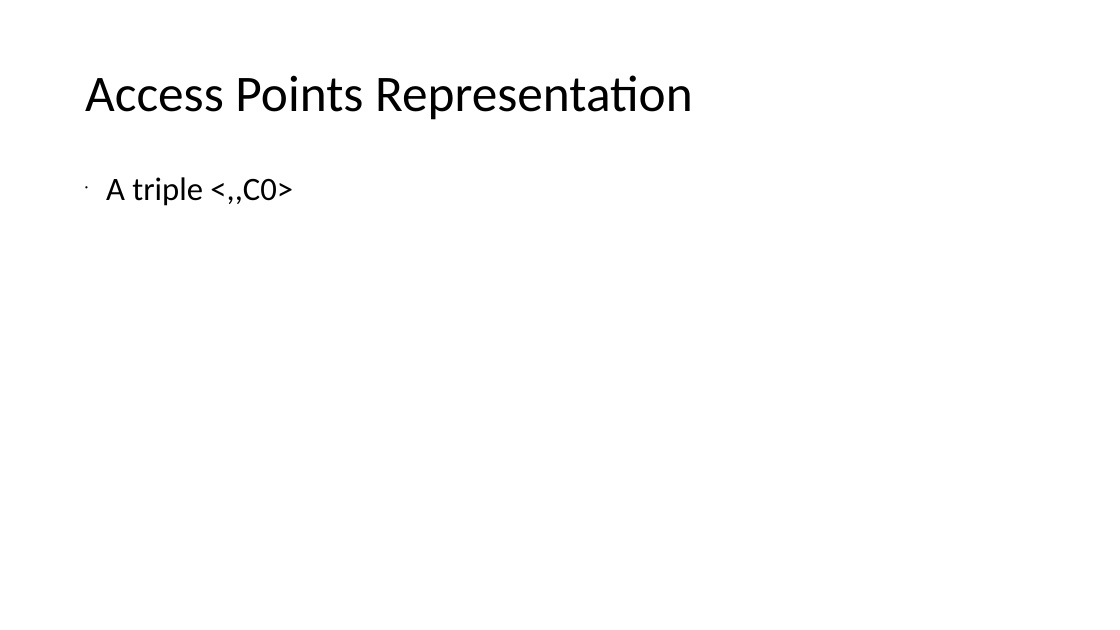
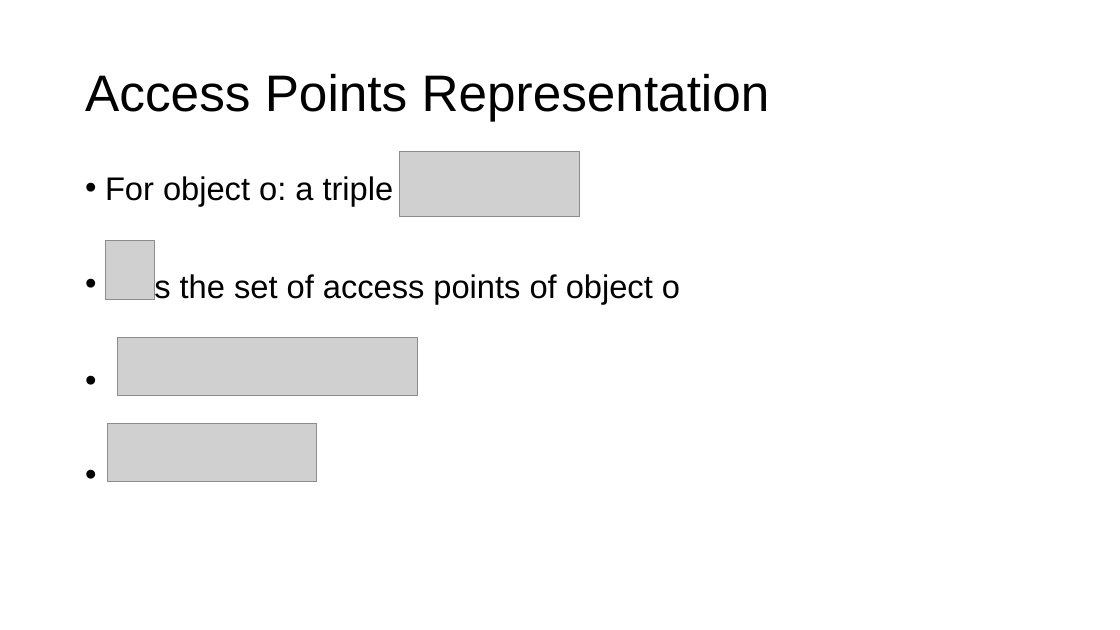
Before and after one commit to xiaohe27/Tasks, a slide deck: slide 9 of Slides/qual-presentation.ppt (slide 10 before the commit). Drawn at 1120x630 pixels with LibreOffice and Linux fonts; fonts in the diff are those of the drawing; grey boxes stand for pictures. Boxes give left, top, right and bottom in pixels: in the first picture for what was removed or moved away, otherwise in the second. Text is boxed around its words. In the diff, an @@ line names an element or a change of style, - is before the commit and + after.

```diff
--- a/Slides/qual-presentation.ppt
+++ b/Slides/qual-presentation.ppt
@@ title "Access Points Representation" at (85, 73, 770, 121): font Calibri to Arial @@
@@ text at (105, 176, 680, 303): text changed; font Calibri to Arial @@
-• A triple <,,C0>
+• For object o: a triple
+• is the set of access points of object o
@@ picture added at (400, 151, 579, 217) @@
@@ picture added at (106, 241, 154, 300) @@
@@ picture added at (118, 337, 417, 395) @@
@@ picture added at (107, 423, 316, 482) @@
```
Also in this commit, not shown: 14 other slides changed, 4 slides added, 3 slides removed, 2 other files.
